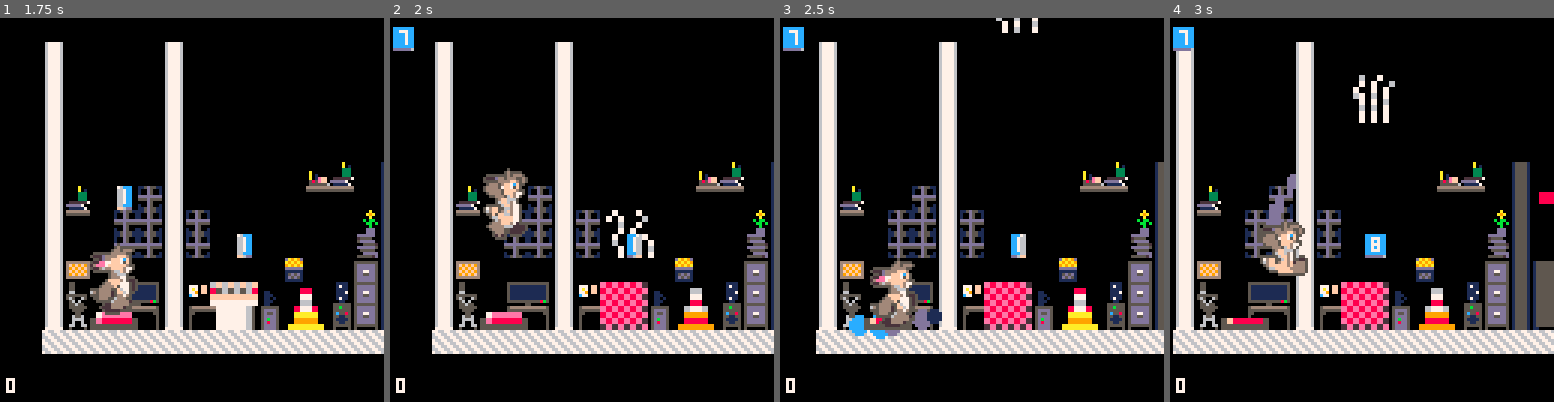
Above: before the commit, frames 1-4 (left to right).
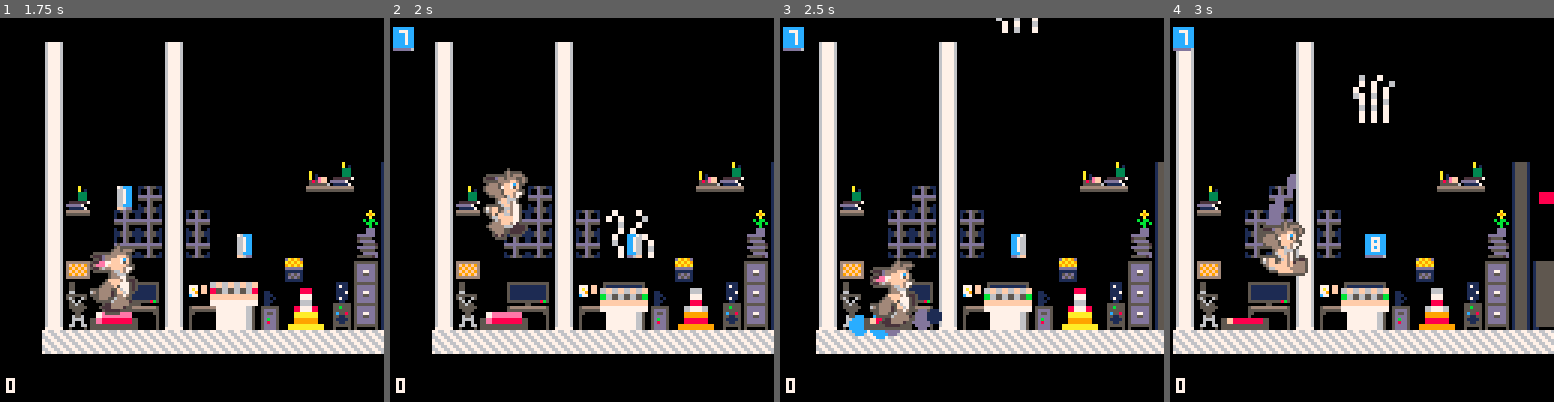
Above: after the commit, the same moments.

Repository: aritosuits/onebuttonjam2024
Game: PICO-8 cartridge cart.p8
Same seed, same stepped clock (60 frames per second), same inputs: the game is played once before the commit and once after it.
Inputs:
- Up to frame 1 (1.75 s): tap O (Z key) at 0.7, 1.7 s
- Up to frame 2 (2 s): no input
- Up to frame 3 (2.5 s): tap O (Z key) at 2.1 s
- Up to frame 4 (3 s): tap O (Z key) at 2.5, 2.9 s

Frame 1 is identical in both runs. In frame 2, 1.6% of the frame differs, in the area x 54-68%, y 68-82%; in frame 3, 1.6%; in frame 4, 1.6%.

Commit message:
logic fixes for ai

Diff:
--- a/assemblages.lua
+++ b/assemblages.lua
@@ -99,6 +99,7 @@
 	elseif type == 'shredder' then
 		e:attach('sprite', 55, 1, 1, 2)
 		e:attach('defensive_collider', -1, -1, 10, 10)
+		add_anim(e, 'default', {{ num = e.sprite.num }})
 		add_anim(e, 'idle', {{ num = e.sprite.num }, {num = 56}})
 		add_anim(e, 'shooting', {{num = 56}})
 		e.frames.delay = 3
--- a/cart.p8
+++ b/cart.p8
@@ -187,8 +187,8 @@
 a000000000000000000000000000000000000000000000000000000000000000000000000000000000000000000000000000000000000000000000000000000000000000000000000000000000000000000000000000000000000000000000000000000000000000000000000000000000000000000000000000000000000000
 a000000000000000000000000000000000000000000000000000000000000000000000000000000000000000000000000000000000000000009900000000000000000000000000000000000000000000000000000000000000000000000000000000000000000000000000000000000000000000000000000000000000000000
 a000000000000000000000000000000000000000000000000000000000000000000000000000000000000000000000000000000000000000009900000000000000000000000000000000000000000000000000000000000000000000000000000000000000000000000000000000000000000000000000000000000000000000
-a00000000000000000000000000000000000000000000000000000000000000000000000000000dd00000000000000000000000000000000009900000000000000000000000000000000000000000000000000000000000000000000000000000000000000000000000000000000000000000000000000000000000000000000
-a000000000000000000000000000000000000000dd0000000000000000000000000000000000000000000000000000000000000000000000009900dd000000000000000000000000000000000000000000dd00000000000000000000000000000000000000000000000000000000000000000000000000000000000000000000
+a00000000000000000000000000000000000000000000000000000000000000000000000000000dd00000000000000000000000000000000009900dd0000000000000000000000000000000000000000000000000000000000000000000000000000000000000000000000000000000000000000000000000000000000000000
+a000000000000000000000000000000000000000dd00000000000000000000000000000000000000000000000000000000000000000000000099000000000000000000000000000000000000000000dd000000000000000000000000000000000000000000000000000000000000000000000000000000000000000000000000
 a000000000000000000000000000000000000000000000000000000000000000000000000000000000000000000000000000000000000000009900000000000000000000000000000000000000000000000000000000000000000000000000000000000000000000000000000000000000000000000000000000000000000000
 a000000000000000000000000000000000000000000000000000000000000000000000000000000000000000000000000000000000000000009900000000000000000000000000000000000000000000000000000000000000000000000000000000000000000000000000000000000000000000000000000000000000000000
 a000000000fefefefefefefe0000000000000000000000000000000000000000000000000000000000000000000000000000000000000000009900000000000000000000000000000000000000000000000000000000000000000000000000000000000000000000000000000000000000000000000000000000000000000000
--- a/components.lua
+++ b/components.lua
@@ -150,7 +150,7 @@
 
 component.create('ai_shoot_smrt', function(max_range)
 	return {
-		max_range = max_range or 5,
+		max_range = max_range or 130,
 		ttsa = 40 --time to shoot again
 	}
 end)
--- a/systems.lua
+++ b/systems.lua
@@ -241,7 +241,8 @@
 			if not e.offensive_collider.enabled then return end -- not turned off
 			if not o.defensive_collider.enabled then return end -- not turned off
 			if e:has('parent') and e.parent == o then return end -- not the source
-			if e:has('machine') or o:has('machine') then return end
+			if e:has('bullet') and o:has('machine') then return end
+			if e:has('machine') and o:has('bullet') then return end
 			if overlap(e, o) then
 				if time() < o.health.iframes then return end
 				-- sfx(31)
@@ -368,17 +369,28 @@
 
 system.create('ai_shoot_smrt', {'ai_shoot_smrt', 'frames'}, function(e, dt)
 	if e.ai_shoot_smrt.ttsa <= 0 then
-		if abs(e.y - hero.y) < 5 then
-			if hero.x <= (e.x + e.ai_shoot_smrt.max_range) then
+		printh("cooled down, moving on")
+		if abs(e.y - hero.y) < 20 then
+			printh("player is on same y within 5 units")
+			if e.x - hero.x <= e.ai_shoot_smrt.max_range then
+				printh("shooting player")
 				change_anim(e, 'shooting', true)
 				assemblage.enemy_bullet(e, e.x + 2, e.y + 1, -2)
+				printh("shot bullet, return to idle")
+				change_anim(e, 'idle', false)
 			else
-				change_anim(e, 'idle')
-			end
+				printh("dist: "..e.x - hero.x)
+				printh("max range: "..e.ai_shoot_smrt.max_range)
+				change_anim(e, 'idle', false)
+			end
+			printh("refreshing ttsa to 40")
 			e.ai_shoot_smrt.ttsa = 40
-		end
+		else
+			printh("y distance: "..abs(e.y - hero.y))
+	end
 	else
 	 e.ai_shoot_smrt.ttsa -= 1
+	 printh("cooling down: ".. e.ai_shoot_smrt.ttsa)
 	end
    end, nil
 )
